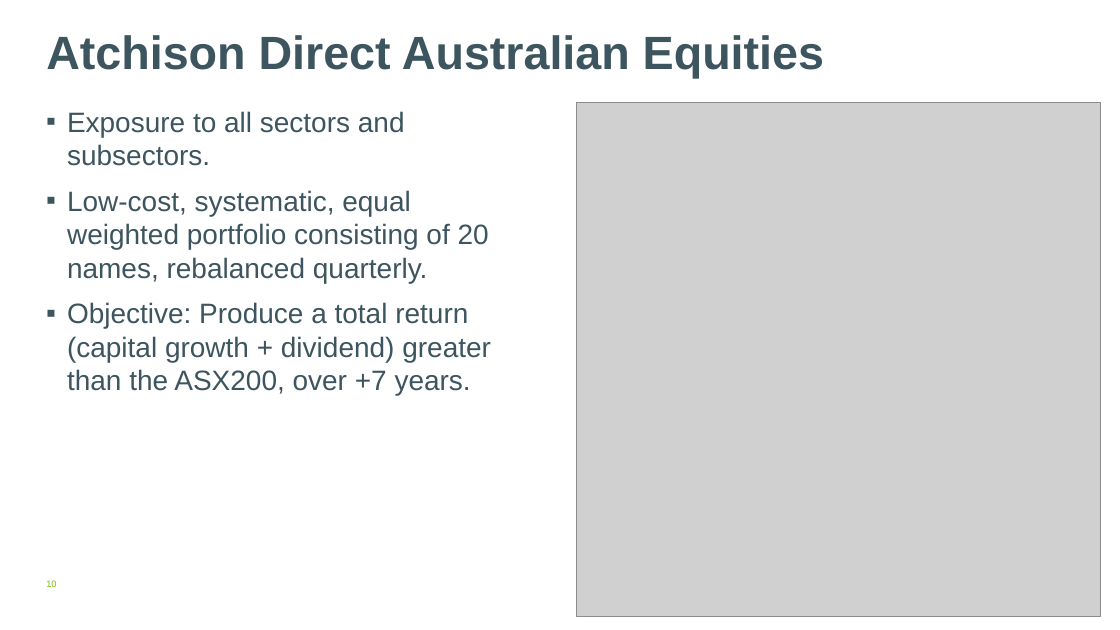
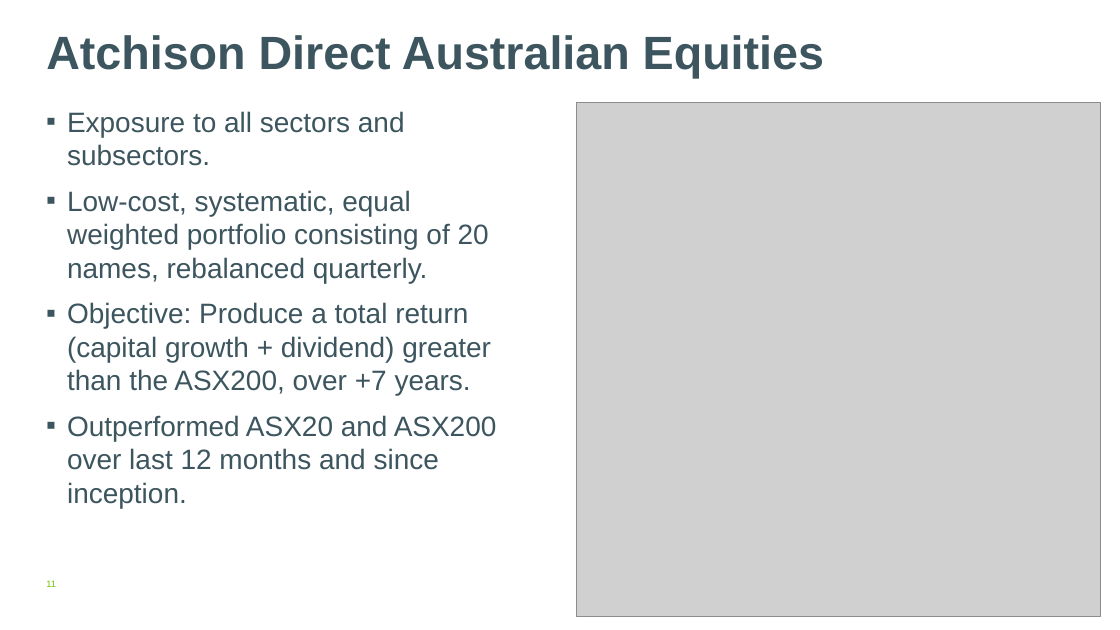
Before and after one commit to AtchisonClients/atchisonclients.github.io, a slide deck: slide 11 of assetsHTML/EMFS/EMFS-Atchison.pptx (slide 10 before the commit). Drawn at 1120x630 pixels with LibreOffice and Linux fonts; fonts in the diff are those of the drawing; grey boxes stand for pictures; background and template pictures are left out. Boxes give left, top, right and bottom in pixels: in the first picture for what was removed or moved away, otherwise in the second. Text is boxed around its words. In the diff, an @@ line names an element or a change of style, - is before the commit and + after.

```diff
--- a/assetsHTML/EMFS/EMFS-Atchison.pptx
+++ b/assetsHTML/EMFS/EMFS-Atchison.pptx
@@ text at box(67, 415, 497, 508): paragraph added @@
+▪ Outperformed ASX20 and ASX200 over last 12 months and since inception.
@@ page number at box(46, 580, 56, 587): text changed @@
-10
+11
```
Also in this commit, not shown: 8 other slides changed, 5 slides added.
